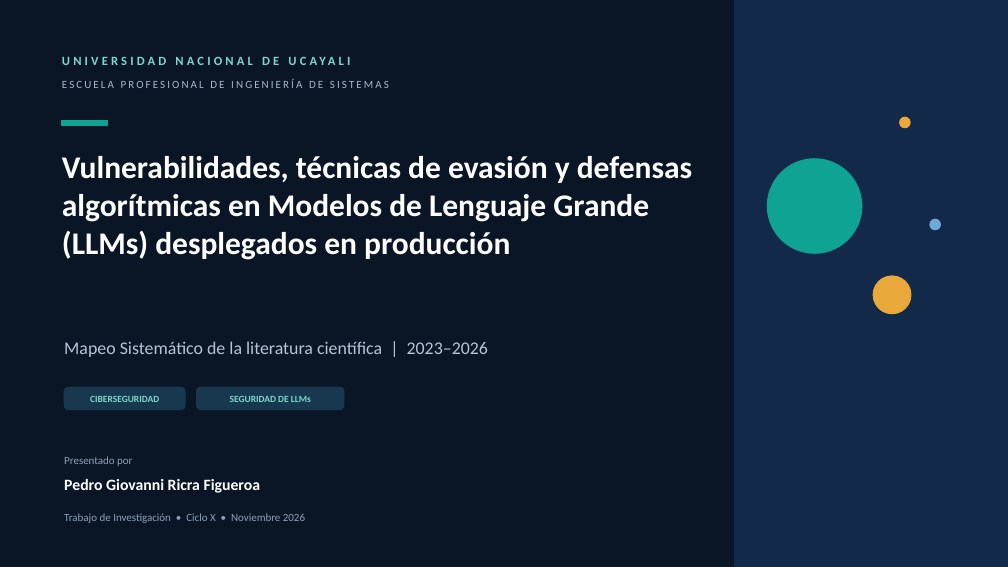
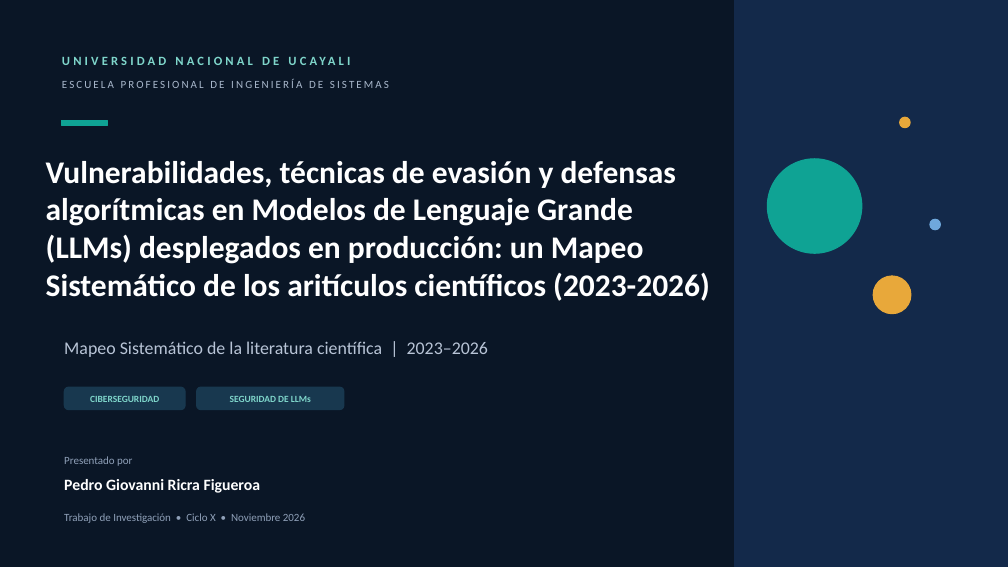
Before and after one commit to TeVerde29/trabajo-investigacion, a slide deck: slide 1 of MATRIZ_DELI_RICRA_FIGUEROA_PEDRO_GIOVANNI.pptx. Drawn at 1008x567 pixels with LibreOffice and Linux fonts; fonts in the diff are those of the drawing. Boxes give left, top, right and bottom in pixels: in the first picture for what was removed or moved away, otherwise in the second. Text is boxed around its words. In the diff, an @@ line names an element or a change of style, - is before the commit and + after.

Commit message:
Actualiza matriz de análisis de seguridad en LLM
Actualiza las bases de datos y los documentos de la matriz, y añade un volcado JSON con el análisis comparativo de diez estudios sobre vulnerabilidades, defensas y evaluación de sistemas basados en LLM.

```diff
--- a/MATRIZ_DELI_RICRA_FIGUEROA_PEDRO_GIOVANNI.pptx
+++ b/MATRIZ_DELI_RICRA_FIGUEROA_PEDRO_GIOVANNI.pptx
@@ text at [46,161,710,301]: text changed @@
-Vulnerabilidades, técnicas de evasión y defensas algorítmicas en Modelos de Lenguaje Grande (LLMs) desplegados en producción
+Vulnerabilidades, técnicas de evasión y defensas algorítmicas en Modelos de Lenguaje Grande (LLMs) desplegados en producción: un Mapeo Sistemático de los aritículos científicos (2023-2026)
```
Also in this commit, not shown: 2 other slides changed, 1 slide added, 1 slide removed, 4 other files.
